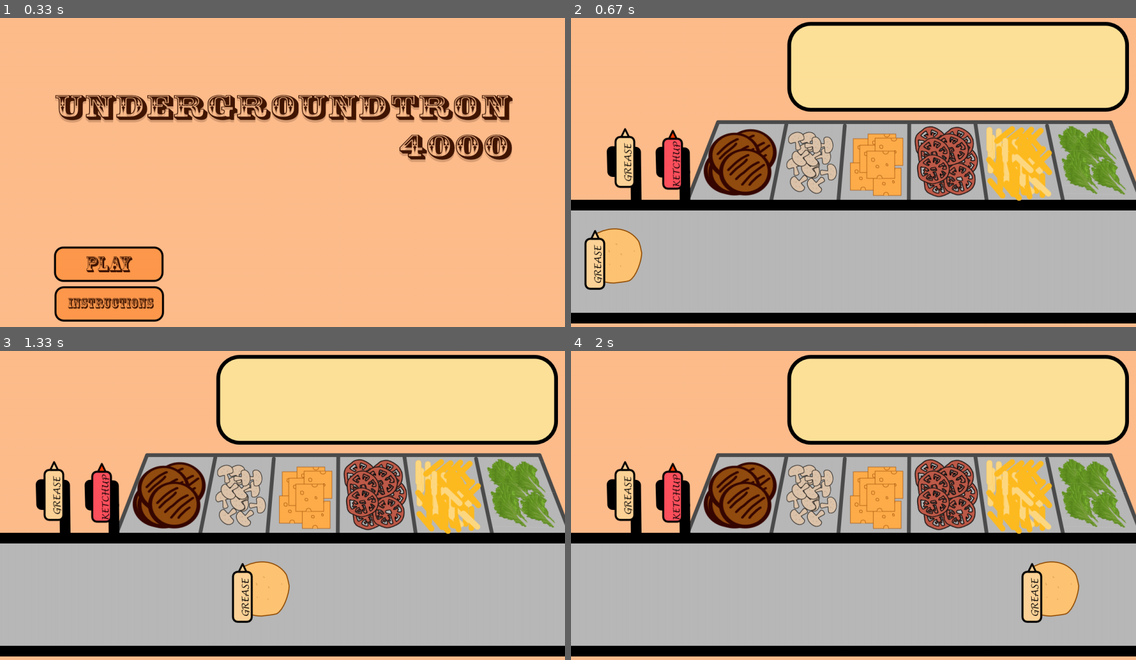
Above: before the commit, frames 1-4 (two rows, left to right).
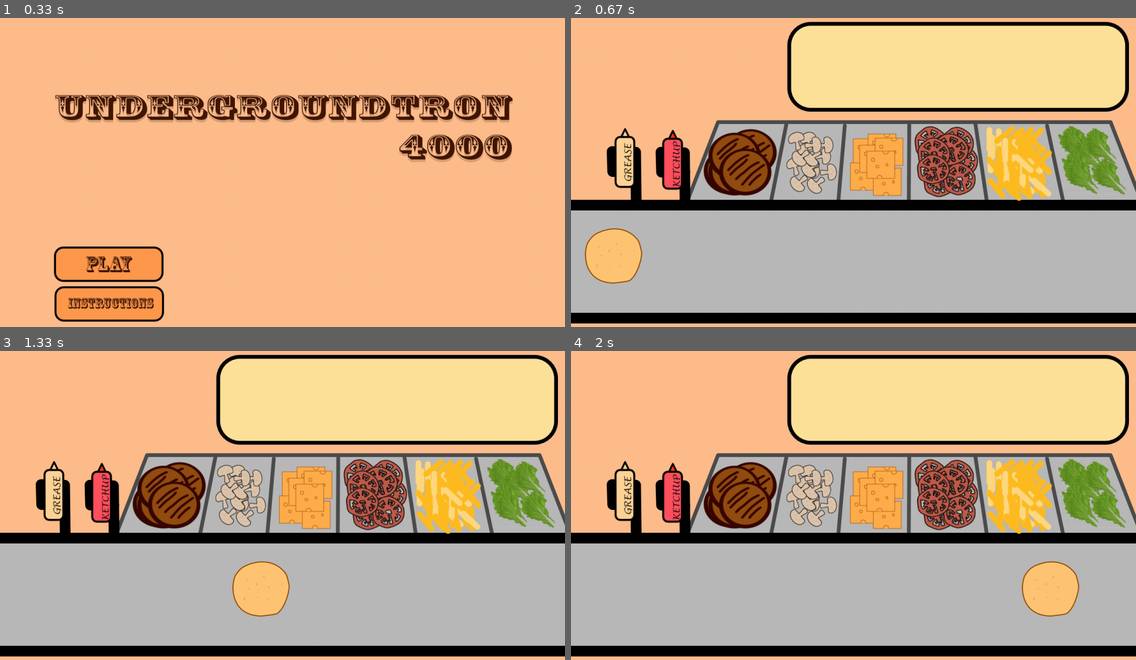
Above: after the commit, the same moments.

Repository: gorangor/fatmood
Game: pygame game, started from Conveyor.py
Same seed, same stepped clock (60 frames per second), same inputs: the game is played once before the commit and once after it.
Inputs (mouse positions are in pixels of both pictures, inside the frame that each line leads up to):
- Up to frame 1 (0.33 s): no input
- Up to frame 2 (0.67 s): press the mouse at (678, 262) at 0.37 s; move the mouse to (774, 277) at 0.47 s; release the mouse at (870, 293) at 0.6 s
- Up to frame 3 (1.33 s): no input
- Up to frame 4 (2 s): no input

Frame 1 is identical in both runs. In frame 2, 0.7% of the frame differs, in the area x 2-7%, y 68-88%; in frame 3, 0.6%; in frame 4, 0.6%.

Commit message:
FINISHED FUCK YEAH V1

Diff:
--- a/dragstuff.py
+++ b/dragstuff.py
@@ -31,7 +31,7 @@
 
     elif 95 < pygame.mouse.get_pos()[0] < 147 and \
     260 < pygame.mouse.get_pos()[1] < 396:
-        return Ingredient("grease.png")
+        return Ingredient("greaseblob.png")
 
     elif 203 < pygame.mouse.get_pos()[0] < 256 and \
     260 < pygame.mouse.get_pos()[1] < 396:
--- a/foodClasses.py
+++ b/foodClasses.py
@@ -9,7 +9,7 @@
             self.recipe.append(Ingredient(ingr))
         # self.recipe = ingredients  # a list. can have repeats
         # ordered. must be put on in this order
-        self.ingredients = [self.recipe[0], self.recipe[1]]
+        self.ingredients = [self.recipe[0]]
         self.x = -100
         self.y = 550
         self.r = 66
@@ -39,7 +39,7 @@
 
     def draw(self):
         for ingredient in self.ingredients:
-            print(ingredient)
+            # print(ingredient)
             screen.blit(pygame.image.load(ingredient.name), (self.x - self.r, self.y - self.r))
 
 
@@ -52,7 +52,7 @@
     def __eq__(self, other):
         if not isinstance(other, Ingredient):
             return False
-        return self.img == other.img
+        return self.name == other.name
 
     def __hash__(self):
         return hash(self.name)
--- a/pygamegame.py
+++ b/pygamegame.py
@@ -7,7 +7,8 @@
 
     def init(self):
         pygame.font.init()
-        self.burger = Food(["bun.png", "greaseblob.png", "mushroom.png"])
+        self.burger = Food(["bun.png", "greaseblob.png", "patty.png", "mushroom.png",\
+         "cheese.png", "tomato.png", "fries.png", "lettuce.png"])
         self.currFood = self.burger
         self.state = "homeScreen"
         self.bkg = bkg
@@ -17,7 +18,7 @@
         self.toDraw[self.currFood] = self.currFood
         # print("burger: ", self.toDraw[self.currFood])
         self.score = 0
-        self.bunSpeed = 15
+        self.bunSpeed = 5
 
 
     def mousePressed(self, x, y):
@@ -51,7 +52,9 @@
             print("HELL YEAH")
             # drop it like it's hot
             # make sure it's the right ingredient:
+            print(currIngr, self.ingr)
             if currIngr == self.ingr:  # else you done fucked up
+                print("for sure")
                 self.currFood.ingredients.append(self.ingr)
             del self.toDraw[self.ingr]
             self.ingr = None
@@ -101,7 +104,7 @@
             if self.burger.x >= 1350:
                 if self.burger.ingredients == self.burger.recipe:
                     self.score += 1
-                    self.bunSpeed += 2
+                    self.bunSpeed += 1
                 self.burger.draw()
                 self.burger.ingredients = [self.burger.recipe[0]]
                 self.burger.x = -100
